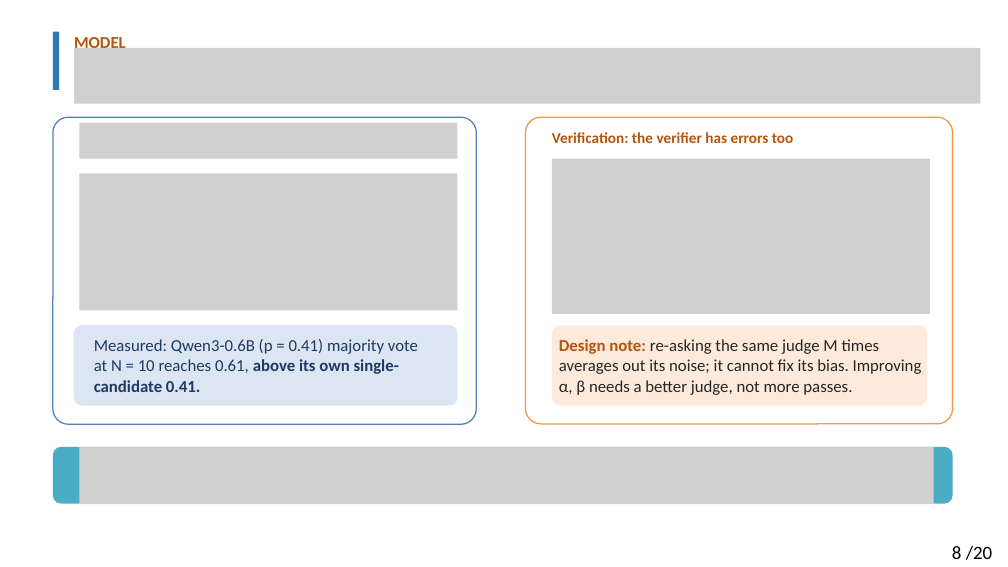
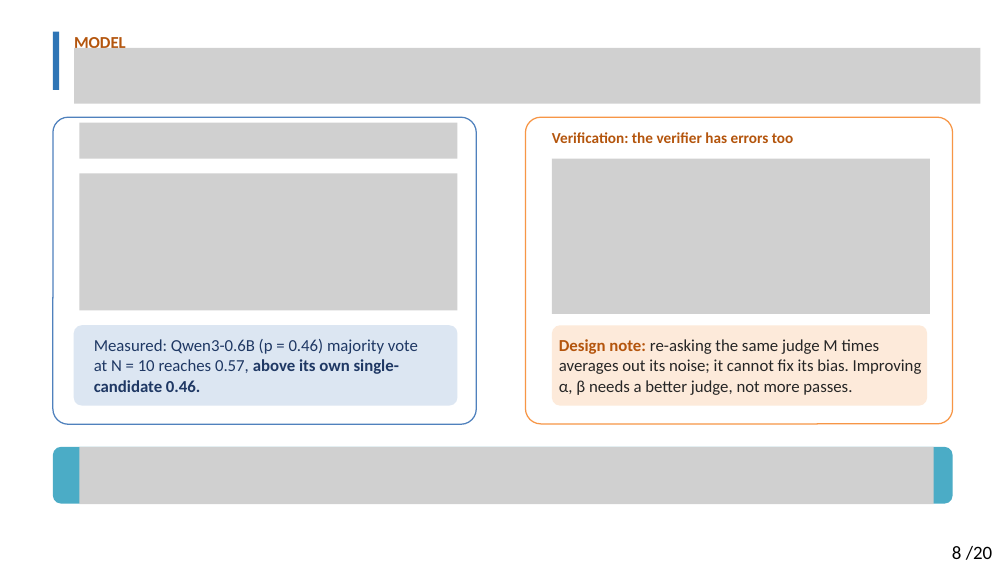
Before and after one commit to Solitus0726/search-vs-verify-course, a slide deck: slide 8 of slides/lecture_slides.pptx. Drawn at 1008x567 pixels with LibreOffice and Linux fonts; fonts in the diff are those of the drawing; grey boxes stand for pictures. Boxes give left, top, right and bottom in pixels: in the first picture for what was removed or moved away, otherwise in the second. Text is boxed around its words. In the diff, an @@ line names an element or a change of style, - is before the commit and + after.

```diff
--- a/slides/lecture_slides.pptx
+++ b/slides/lecture_slides.pptx
@@ text at (x1=94, y1=339, x2=418, y2=392): text changed @@
-Measured: Qwen3-0.6B (p = 0.41) majority vote at N = 10 reaches 0.61, above its own single-candidate 0.41.
+Measured: Qwen3-0.6B (p = 0.46) majority vote at N = 10 reaches 0.57, above its own single-candidate 0.46.
```
Also in this commit, not shown: 3 other slides changed, 2 other files.
